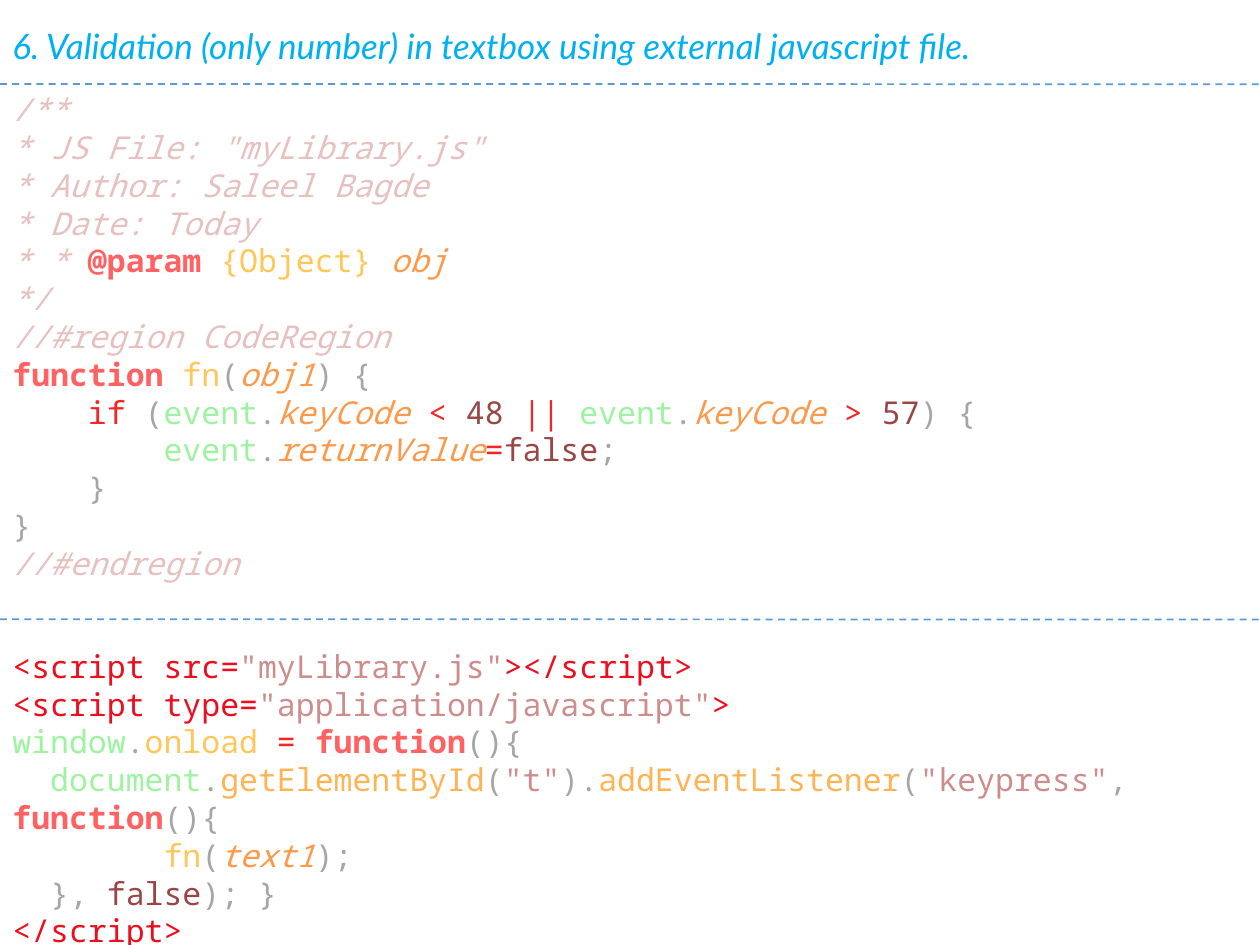
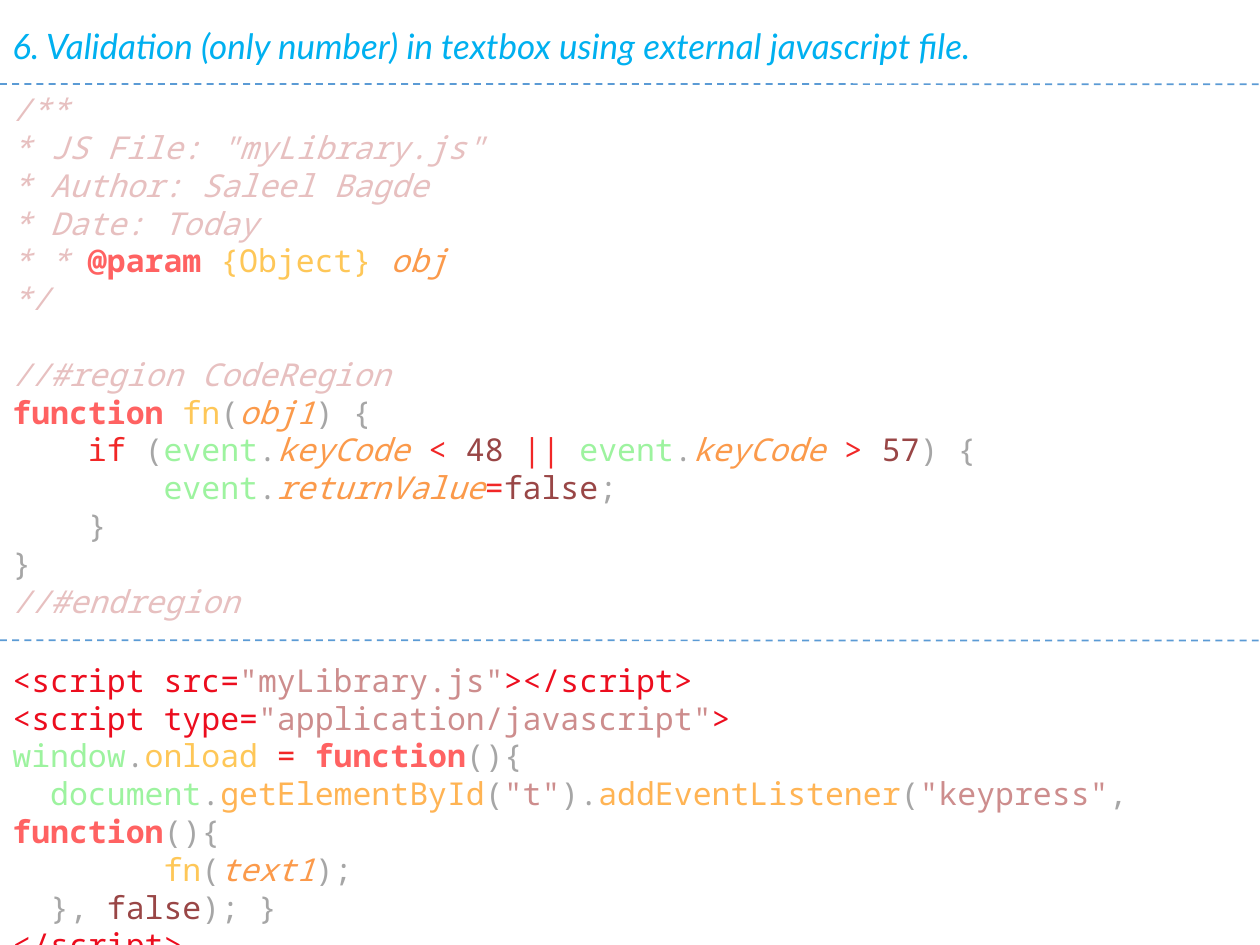
Before and after one commit to Saleel-Bagde/PPT-s, a slide deck: slide 245 of JavaScript.pptx. Drawn at 1260x945 pixels with LibreOffice and Linux fonts; fonts in the diff are those of the drawing. Boxes give left, top, right and bottom in pixels: in the first picture for what was removed or moved away, otherwise in the second. Text is boxed around its words. In the diff, an @@ line names an element or a change of style, - is before the commit and + after.

```diff
--- a/JavaScript.pptx
+++ b/JavaScript.pptx
@@ text "/**" rewrapped from <box>12,135,939,583</box> to <box>12,135,939,621</box> @@
@@ text "<script src="myLibrary.js"></script>": place and size @@
-text "<script src="myLibrary.js"></script>" at <box>12,654,1127,910</box>
+text "<script src="myLibrary.js"></script>" at <box>12,668,1127,924</box>
@@ line moved from (0, 619) - (1260, 620) to (0, 640) - (1260, 640) @@
```
Also in this commit, not shown: 16 other slides changed, 1 slide added, 1 slide removed, 4 other files.
